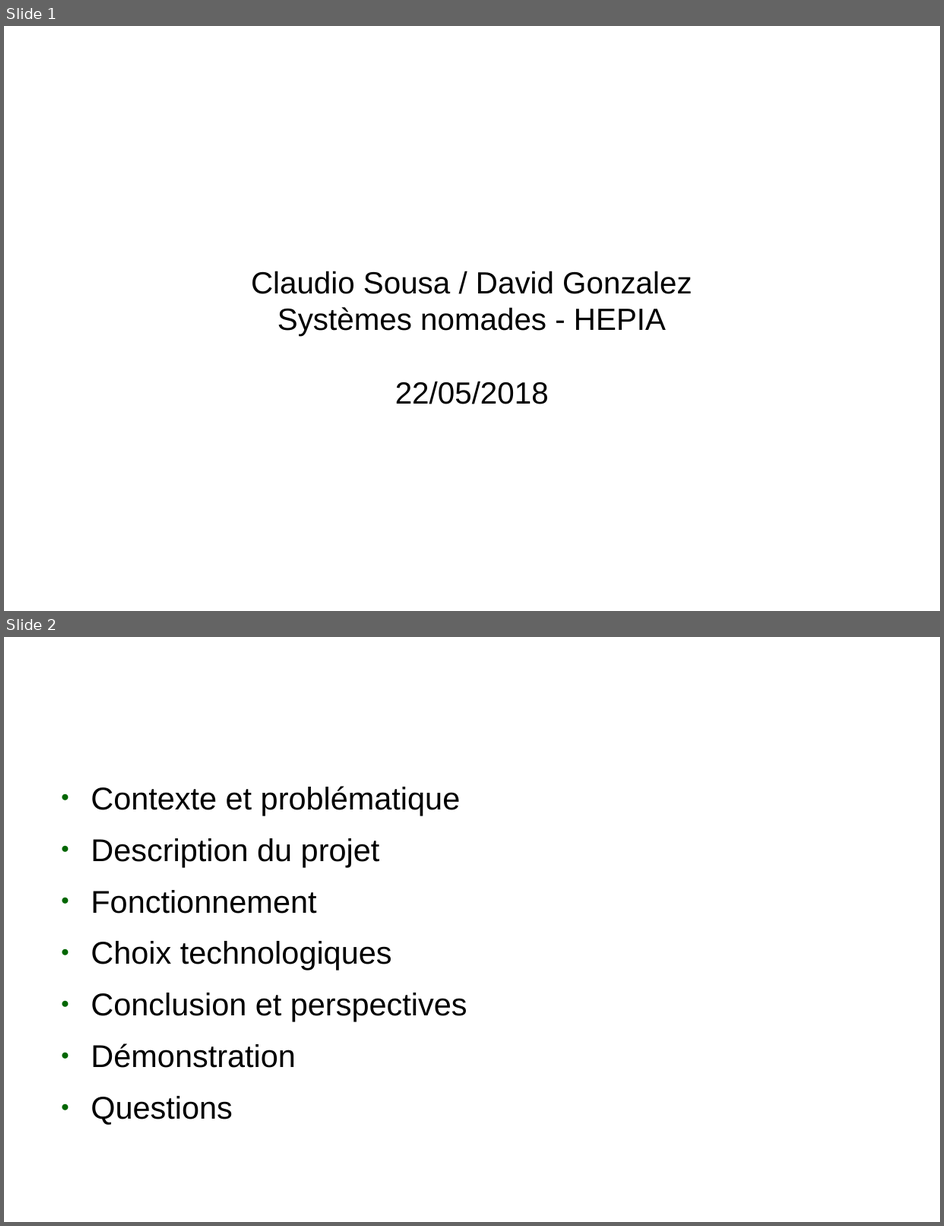
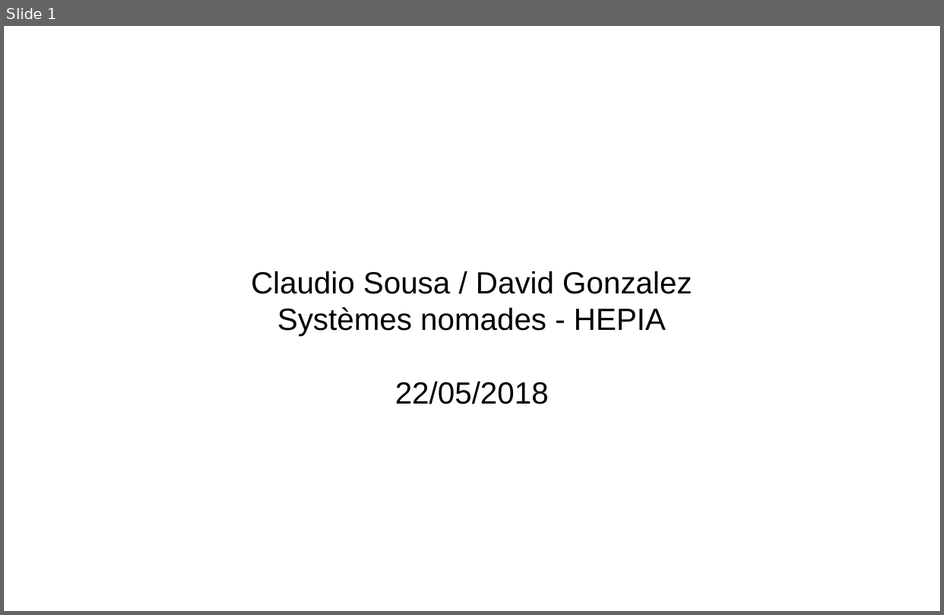
Before and after one commit to claudiosousa/hepia-projects-index-botanic, a slide deck: presentation/presentation.odp. Shown one above the other, each under a label of ours: slides 1 and 2 before the commit, slide 1 after it. The pictures are 944x1226 and 944x615 pixels, drawn with LibreOffice and Linux fonts; fonts in the diff are those of the drawing; background and template pictures are left out. Boxes give left, top, right and bottom in pixels: in the first picture for what was removed or moved away, otherwise in the second. Text is boxed around its words. In the diff, an @@ line names an element or a change of style, - is before the commit and + after.

Commit message:
presentation

```diff
--- a/presentation/presentation.odp
+++ b/presentation/presentation.odp
@@ slide 2 removed at [4, 637, 940, 1222], background picture (left out) @@
@@ title removed at [50, 659, 894, 726] @@
-Sommaire
@@ text removed at [91, 786, 468, 1125] @@
-● Contexte et problématique
-● Description du projet
-● Fonctionnement
-● Choix technologiques
-● Conclusion et perspectives
-● Démonstration
-● Questions
```
Also in this commit, not shown: 1 other file.
